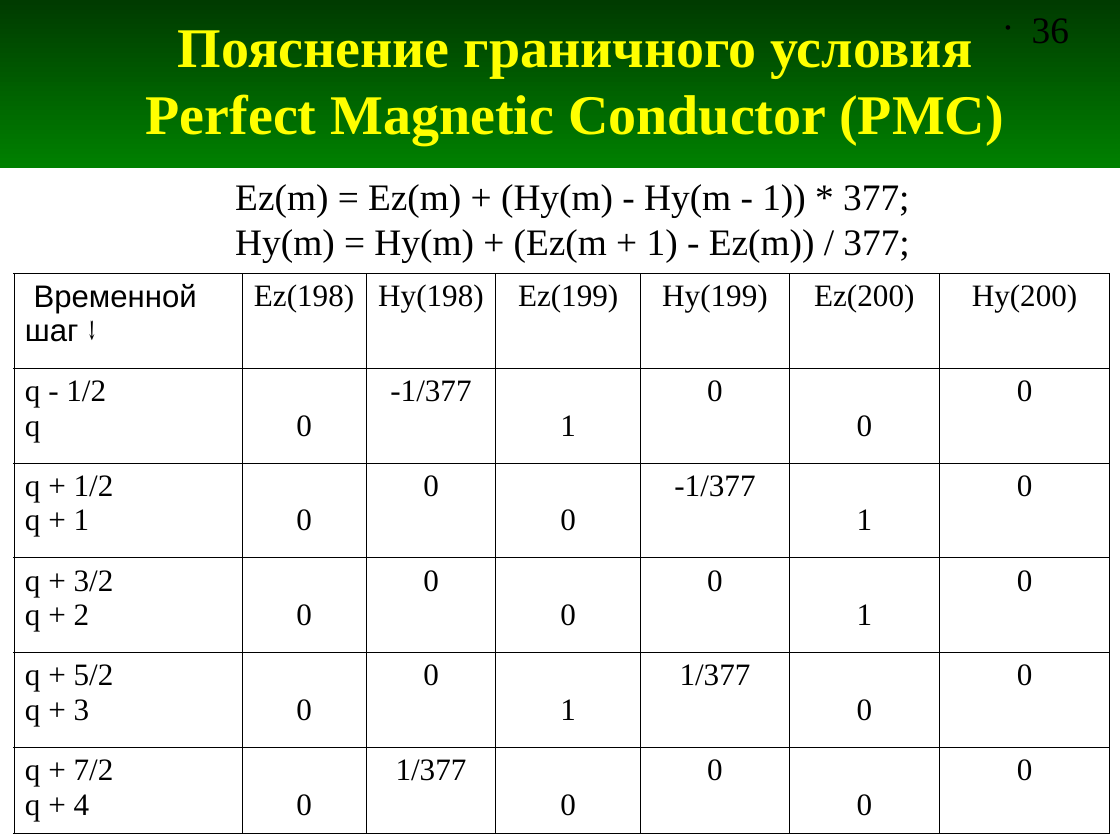
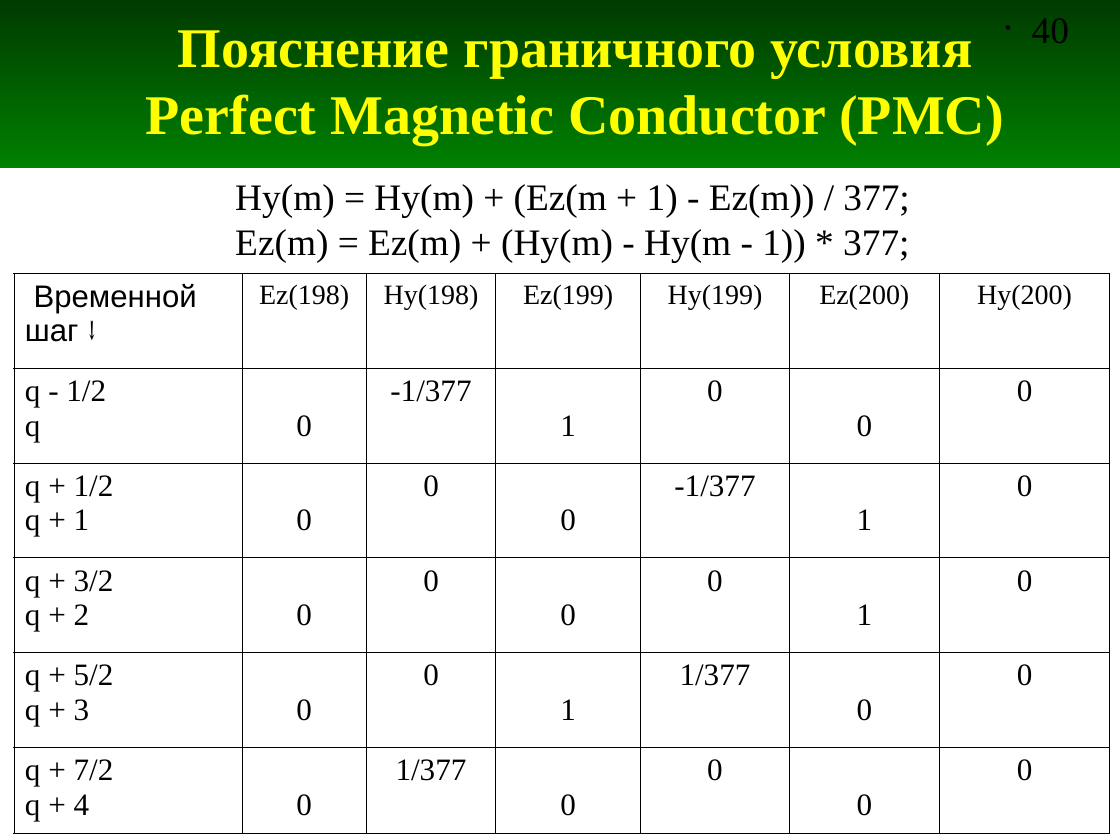
Before and after one commit to andris0147sv/modelling, a slide deck: slide 40 of presentations/2. FDTD.odp (slide 36 before the commit). Drawn at 1120x840 pixels with LibreOffice and Linux fonts; fonts in the diff are those of the drawing. Boxes give left, top, right and bottom in pixels: in the first picture for what was removed or moved away, otherwise in the second. Text is boxed around its words. In the diff, an @@ line names an element or a change of style, - is before the commit and + after.

```diff
--- a/presentations/2. FDTD.odp
+++ b/presentations/2. FDTD.odp
@@ page number at box(1032, 18, 1069, 43): text changed @@
-• 36
+• 40
@@ text at box(235, 184, 909, 217): paragraph added @@
+Hy(m) = Hy(m) + (Ez(m + 1) - Ez(m)) / 377;
@@ text at box(235, 229, 909, 262): paragraph removed @@
-Hy(m) = Hy(m) + (Ez(m + 1) - Ez(m)) / 377;
@@ table at box(13, 273, 1110, 833) @@
@@ size 20 to 18 pt in "Ez(198)", "Hy(198)", "Ez(199)", "Hy(199)" and 2 more places @@
```
Also in this commit, not shown: 3 other slides changed, 4 slides added, 4 other files.
